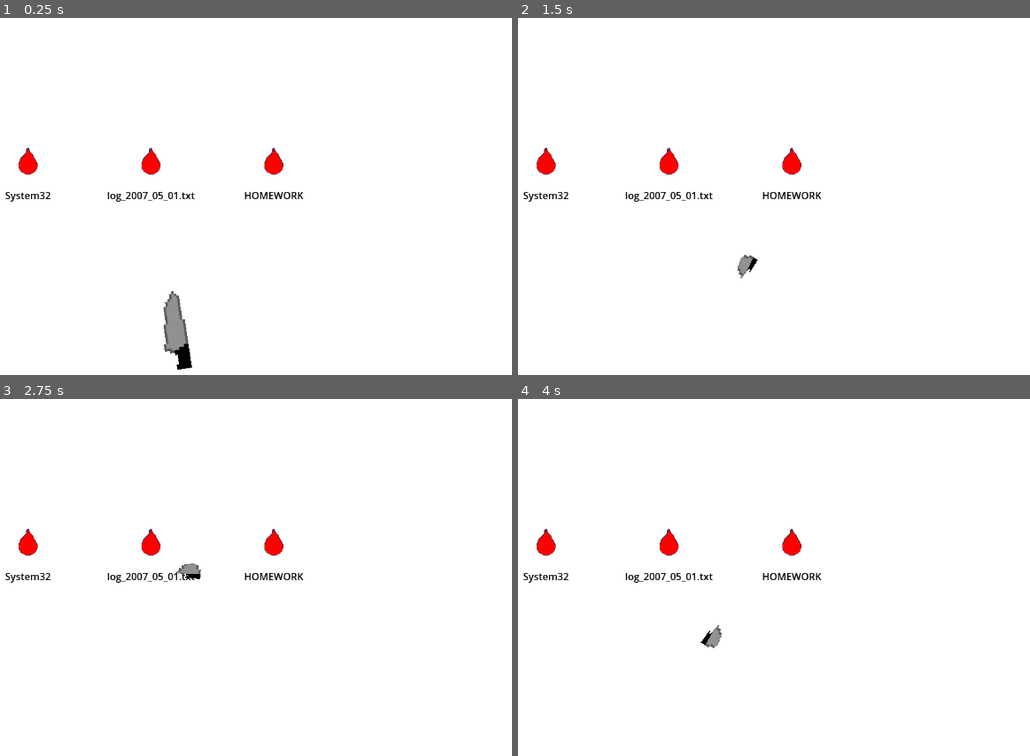
Above: before the commit, frames 1-4 (two rows, left to right).
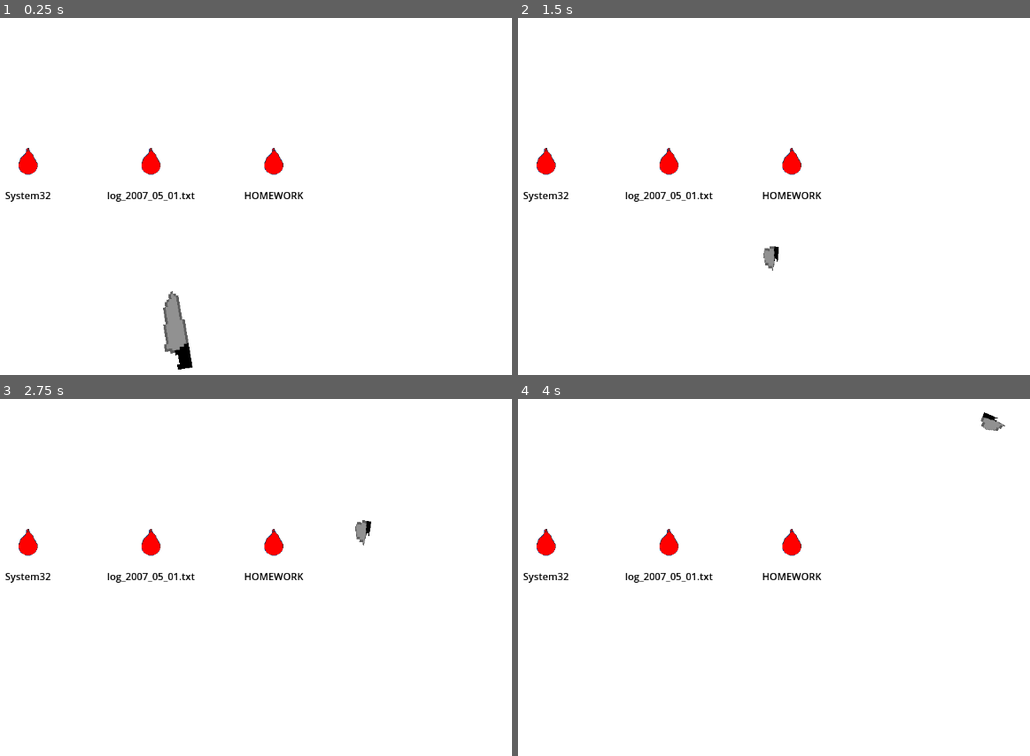
Above: after the commit, the same moments.

Repository: strawberry-p/trashian-roulette
Game: Godot game, scene res://main_scene.tscn
Same seed, same stepped clock (60 frames per second), same inputs: the game is played once before the commit and once after it.
Inputs (mouse positions are in pixels of both pictures, inside the frame that each line leads up to):
- Up to frame 1 (0.25 s): no input
- Up to frame 2 (1.5 s): tap Enter at 0.5 s; move the mouse to (830, 196) at 0.52 s; click (830, 196) at 0.6 s; move the mouse to (533, 235) at 1.27 s; click (533, 235) at 1.35 s
- Up to frame 3 (2.75 s): move the mouse to (230, 509) at 2.02 s; click (230, 509) at 2.1 s
- Up to frame 4 (4 s): move the mouse to (640, 677) at 2.77 s; click (640, 677) at 2.85 s; move the mouse to (886, 656) at 3.52 s; click (886, 656) at 3.6 s

The runs differ from the first frame. In frame 1, less than 0.1% of the frame differs, in the area x 31-38%, y 76-99%; in frame 2, 0.3%, in the area x 42-52%, y 63-74%; in frame 3, 0.3%; in frame 4, 0.3%.

Commit message:
knife fix

Diff:
--- a/main_scene.tscn
+++ b/main_scene.tscn
@@ -7,7 +7,7 @@
 [ext_resource type="Script" uid="uid://dhfl0q3ul1f7v" path="res://scripts/balloon_spawner.gd" id="4_8mm7a"]
 
 [sub_resource type="RectangleShape2D" id="RectangleShape2D_6jybn"]
-size = Vector2(41, 126)
+size = Vector2(39.00003, 126)
 
 [node name="MainScene" type="Node2D"]
 texture_filter = 1
@@ -17,19 +17,24 @@
 scale = Vector2(36, 20.25)
 texture = ExtResource("1_vimvf")
 
-[node name="Knife" type="RigidBody2D" parent="."]
+[node name="Knife" type="RigidBody2D" parent="." groups=["knife"]]
+z_index = 1
 position = Vector2(606, 510)
 gravity_scale = 0.0
 lock_rotation = true
 freeze = true
 freeze_mode = 1
+contact_monitor = true
+max_contacts_reported = 1
 script = ExtResource("1_84odl")
 
 [node name="CollisionShape2D" type="CollisionShape2D" parent="Knife"]
-position = Vector2(-4.5, 0)
+position = Vector2(0, -4.5)
+rotation = 1.5707964
 shape = SubResource("RectangleShape2D_6jybn")
 
 [node name="Sprite2D" type="Sprite2D" parent="Knife"]
+rotation = 1.5707964
 scale = Vector2(4, 4)
 texture = ExtResource("2_84odl")
 
--- a/objects/balloon.tscn
+++ b/objects/balloon.tscn
@@ -37,6 +37,18 @@
 "update": 1,
 "values": [false]
 }
+tracks/1/type = "value"
+tracks/1/imported = false
+tracks/1/enabled = true
+tracks/1/path = NodePath("Balloon:visible")
+tracks/1/interp = 1
+tracks/1/loop_wrap = true
+tracks/1/keys = {
+"times": PackedFloat32Array(0),
+"transitions": PackedFloat32Array(1),
+"update": 1,
+"values": [true]
+}
 
 [sub_resource type="Animation" id="Animation_vimvf"]
 resource_name = "explode"
@@ -53,19 +65,17 @@
 "update": 1,
 "values": [true]
 }
-tracks/1/type = "method"
+tracks/1/type = "value"
 tracks/1/imported = false
 tracks/1/enabled = true
-tracks/1/path = NodePath("Balloon")
+tracks/1/path = NodePath("Balloon:visible")
 tracks/1/interp = 1
 tracks/1/loop_wrap = true
 tracks/1/keys = {
-"times": PackedFloat32Array(0.85),
+"times": PackedFloat32Array(0.8666667),
 "transitions": PackedFloat32Array(1),
-"values": [{
-"args": [],
-"method": &"queue_free"
-}]
+"update": 1,
+"values": [true]
 }
 
 [sub_resource type="AnimationLibrary" id="AnimationLibrary_fv2he"]
@@ -80,7 +90,7 @@
 "duration": 1.0,
 "texture": ExtResource("2_3k386")
 }],
-"loop": true,
+"loop": false,
 "name": &"default",
 "speed": 5.0
 }, {
@@ -139,7 +149,7 @@
 "duration": 1.0,
 "texture": ExtResource("19_anwef")
 }],
-"loop": true,
+"loop": false,
 "name": &"pop",
 "speed": 20.0
 }]
@@ -148,10 +158,13 @@
 font_color = Color(0, 0, 0, 1)
 
 [node name="Balloon" type="RigidBody2D" groups=["balloon"]]
+collision_layer = 0
 gravity_scale = 0.0
 lock_rotation = true
 freeze = true
 freeze_mode = 1
+contact_monitor = true
+max_contacts_reported = 10
 script = ExtResource("1_hbjy3")
 
 [node name="CollisionShape2D" type="CollisionShape2D" parent="."]
@@ -165,8 +178,6 @@
 
 [node name="AnimatedSprite2D" type="AnimatedSprite2D" parent="."]
 sprite_frames = SubResource("SpriteFrames_o3jxj")
-animation = &"pop"
-frame_progress = 0.48214158
 
 [node name="Label" type="Label" parent="."]
 anchors_preset = 8
--- a/scripts/balloon.gd
+++ b/scripts/balloon.gd
@@ -1,5 +1,6 @@
 extends RigidBody2D
 
+var active = true
 
 # Called when the node enters the scene tree for the first time.
 func _ready() -> void:
@@ -11,9 +12,15 @@
 
 # Called every frame. 'delta' is the elapsed time since the previous frame.
 func _process(delta: float) -> void:
-	pass
+	if !active:
+		return
+	for coll in get_colliding_bodies():
+		if coll && coll.is_in_group("knife"):
+			start_explode()
+			coll.hide()
+			active = false
 
 func start_explode():
-	print("EXPLODING ", $Label.text)
 	$AnimatedSprite2D.play("pop")
-	$AnimationPlayer.play("explode")
+	#hide()
+	#$AnimationPlayer.play("explode")
--- a/scripts/balloon_spawner.gd
+++ b/scripts/balloon_spawner.gd
@@ -4,7 +4,6 @@
 @export var points: PackedVector2Array
 @export var files: PackedStringArray
 
-# Called when the node enters the scene tree for the first time.
 func _ready() -> void:
 	assert(points.size() == files.size())
 
@@ -14,6 +13,5 @@
 		add_sibling.call_deferred(balloon)
 
 
-# Called every frame. 'delta' is the elapsed time since the previous frame.
 func _process(delta: float) -> void:
 	pass
--- a/scripts/knife.gd
+++ b/scripts/knife.gd
@@ -13,17 +13,10 @@
 # Called every frame. 'delta' is the elapsed time since the previous frame.
 func _process(delta: float) -> void:
 	if(move):
-		var collision = move_and_collide(dir * speed * delta)
-		if collision:
-			var collider = collision.get_collider()
-			if collider.has_method("is_in_group") && collider.is_in_group("balloon"):
-				collider.start_explode()
-				hide()
-				move = false
-		if scale[1] > 0.2:
-			scale[1] -= 0.03
-	look_at(get_viewport().get_mouse_position()-Vector2(100, 0));
-	rotation += 90;
-	if(Input.is_action_just_pressed("Click")):
+		move_and_collide(dir * speed * delta)
+		if scale[0] > 0.2:
+			scale[0] -= 0.03
+	look_at(get_global_mouse_position());
+	if(!move && Input.is_action_just_pressed("Click")):
 		dir = position.direction_to(get_global_mouse_position()).normalized()
 		move = true
